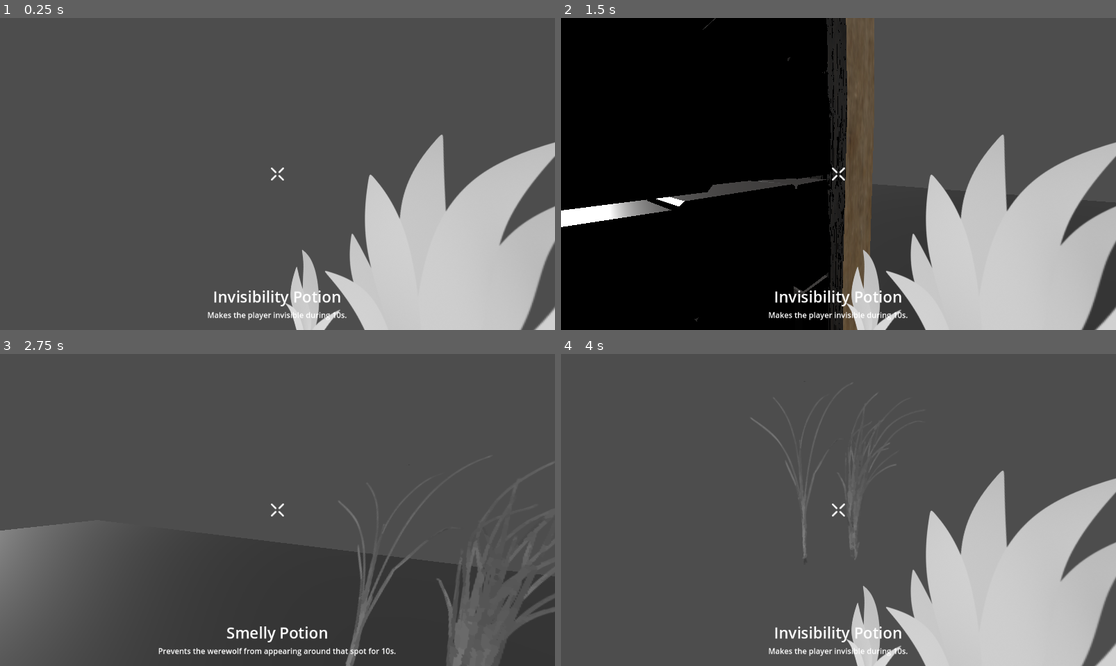
Above: before the commit, frames 1-4 (two rows, left to right).
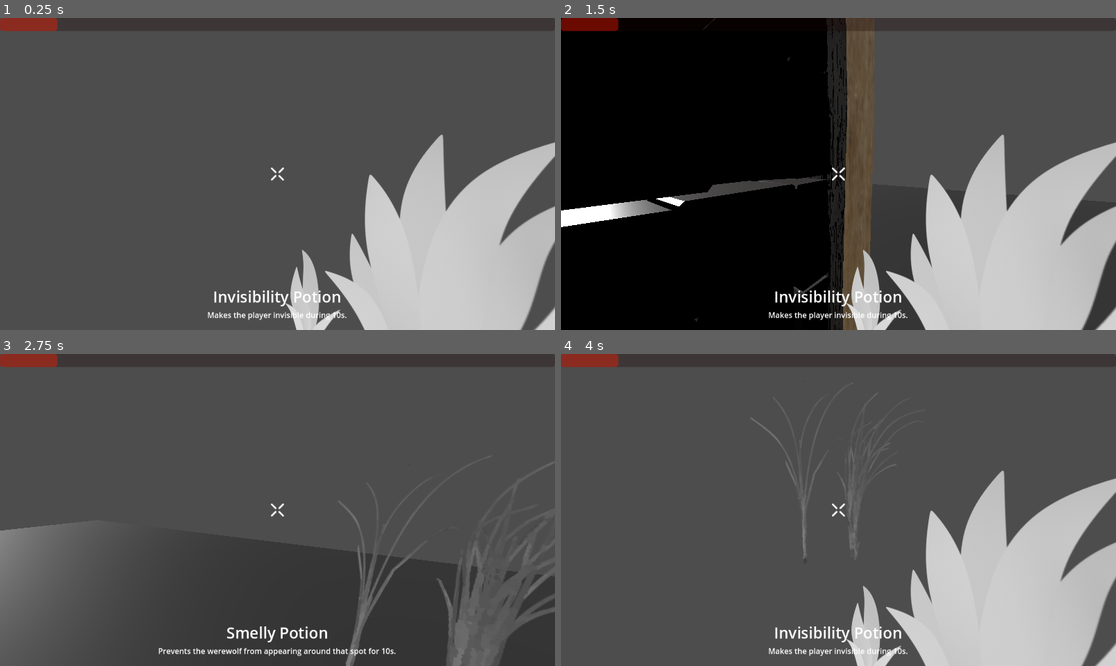
Above: after the commit, the same moments.

Repository: ThomasProg/PirateJamSummer2024
Game: Godot game, scene res://devs/progz/testScenes/wolfMechanicTestScene.tscn
Same seed, same stepped clock (60 frames per second), same inputs: the game is played once before the commit and once after it. This scene is started directly instead of the project's main scene. The engine's default icon, where the game draws it, is replaced by a stand-in: a white triangle on a blue panel in a dark square.
Inputs (mouse positions are in pixels of both pictures, inside the frame that each line leads up to):
- Up to frame 1 (0.25 s): no input
- Up to frame 2 (1.5 s): tap Enter (ui_accept) at 0.5, 0.77 s; move the mouse to (960, 158) at 0.52 s; hold Right (ui_right) 0.53-1.28 s; click (960, 158) at 0.6 s; move the mouse to (810, 174) at 1.27 s; hold Up (ui_up) from 1.28 s (still down); tap Y (InvertMouseYAxis) at 1.35 s
- Up to frame 3 (2.75 s): keep holding Up (ui_up); tap Enter (ui_accept) at 1.52 s; move the mouse to (288, 503) at 2.02 s; tap Mouse wheel up (NextItem) at 2.1 s
- Up to frame 4 (4 s): keep holding Up (ui_up); move the mouse to (832, 516) at 2.77 s; tap Mouse wheel down (PreviousItem) at 2.85 s; click (832, 516) at 2.92 s; tap Enter (ui_accept) at 3.02, 3.77 s; move the mouse to (877, 513) at 3.52 s; right-click (877, 513) at 3.6 s

The runs differ from the first frame. In frame 1, 0.4% of the frame differs, in the area x 0-11%, y 0-5%; in frame 2, 0.5%, in the area x 0-57%, y 0-5%; in frame 3, 0.4%; in frame 4, 0.4%.

Commit message:
aggro and its progress bar added

Diff:
--- a/Game/devs/progz/testScenes/wolfMechanicTestScene.tscn
+++ b/Game/devs/progz/testScenes/wolfMechanicTestScene.tscn
@@ -56,7 +56,6 @@
 [node name="Wolf" parent="." node_paths=PackedStringArray("target", "lookAt") instance=ExtResource("5_mhyy5")]
 transform = Transform3D(1, 0, 0, 0, 1, 0, 0, 0, 1, 0.0064702, 1.19209e-07, 0.00165534)
 peekingDuration = 100.0
-maxTargetPeekedTime = 100.0
 target = NodePath("../Player")
 lookAt = NodePath("../player-hut-mk0")
 
--- a/Game/prefabs/events/nightEvent/wolf.tscn
+++ b/Game/prefabs/events/nightEvent/wolf.tscn
@@ -6,9 +6,10 @@
 
 [sub_resource type="SphereShape3D" id="SphereShape3D_7ndqh"]
 
-[node name="Wolf" type="Area3D" node_paths=PackedStringArray("sprite", "eyeAnchors")]
+[node name="Wolf" type="Area3D" node_paths=PackedStringArray("sprite", "aggroProgressBar", "eyeAnchors")]
 script = ExtResource("1_d22c8")
 sprite = NodePath("WolfFace")
+aggroProgressBar = NodePath("CanvasLayer/AggroProgressBar")
 eyeAnchors = [NodePath("WolfFace/EyeAnchor1"), NodePath("WolfFace/EyeAnchor2")]
 
 [node name="WolfFace" type="Sprite3D" parent="."]
@@ -24,3 +25,14 @@
 
 [node name="CollisionShape3D" type="CollisionShape3D" parent="."]
 shape = SubResource("SphereShape3D_7ndqh")
+
+[node name="CanvasLayer" type="CanvasLayer" parent="."]
+
+[node name="AggroProgressBar" type="ProgressBar" parent="CanvasLayer"]
+modulate = Color(1, 0.0980392, 0, 1)
+anchors_preset = 10
+anchor_right = 1.0
+offset_bottom = 27.0
+grow_horizontal = 2
+value = 50.0
+show_percentage = false
--- a/Game/scripts/events/nightEvent/wolf.gd
+++ b/Game/scripts/events/nightEvent/wolf.gd
@@ -4,18 +4,35 @@
 enum EyeColor{RED, YELLOW}
 
 @export var sprite:Sprite3D
-@export var currentTargetPeekedTime:float = 0.0
+@export var aggroProgressBar:ProgressBar
 @export var peekingDuration:float = 6.0
-@export var maxTargetPeekedTime:float = 5.0
 @export var target: Player
 @export var eyeAnchors: Array[Node3D]
 @export var lookAt:Node3D
 @export var eyeColor:EyeColor = EyeColor.RED
+
+@export var maxAggro:float = 20.0
+@export var aggro:float = 2.0
+@export var currentPeekAggro:float = 0.0
+
+@export var aggroMultWhenPeeking:float = 1.0
+@export var currentPeekAggroMult:float = 2.0
+
 var raycasts:Array[RayCast3D]
 
 signal onWolfWin()
 signal onWolfAppears()
 signal onWolfDisappears()
+
+func getTotalAggro():
+	return aggro + currentPeekAggro
+
+func onAggroUpdated():
+	aggroProgressBar.value = getTotalAggro()
+	aggroProgressBar.max_value = maxAggro
+
+	if (getTotalAggro() > maxAggro):
+		onWolfWin.emit()
 
 func setRandomEyeColor():
 	eyeColor = EyeColor.values()[randi()%EyeColor.size() ]
@@ -28,6 +45,7 @@
 # Called when the node enters the scene tree for the first time.
 func _ready():
 	setRandomEyeColor()
+	onAggroUpdated()
 	for eye in eyeAnchors:
 		var raycast = RayCast3D.new()
 		raycasts.push_back(raycast)
@@ -36,7 +54,8 @@
 	disappear()
 
 func appear():
-	currentTargetPeekedTime = 0
+	currentPeekAggro = 0.0
+
 	visible = true
 	for raycast in raycasts:
 		raycast.enabled = true
@@ -82,11 +101,10 @@
 				break
 
 	if (hasHitTarget):
-		currentTargetPeekedTime += delta
-
-		if currentTargetPeekedTime >= maxTargetPeekedTime:
-			onWolfWin.emit()
-
+		# TODO : curve ?
+		currentPeekAggro += delta * currentPeekAggroMult
+		aggro += delta * aggroMultWhenPeeking
+		onAggroUpdated()
 
 	# billboard
 	# Can't use the native feature since it doesn't lead to children
